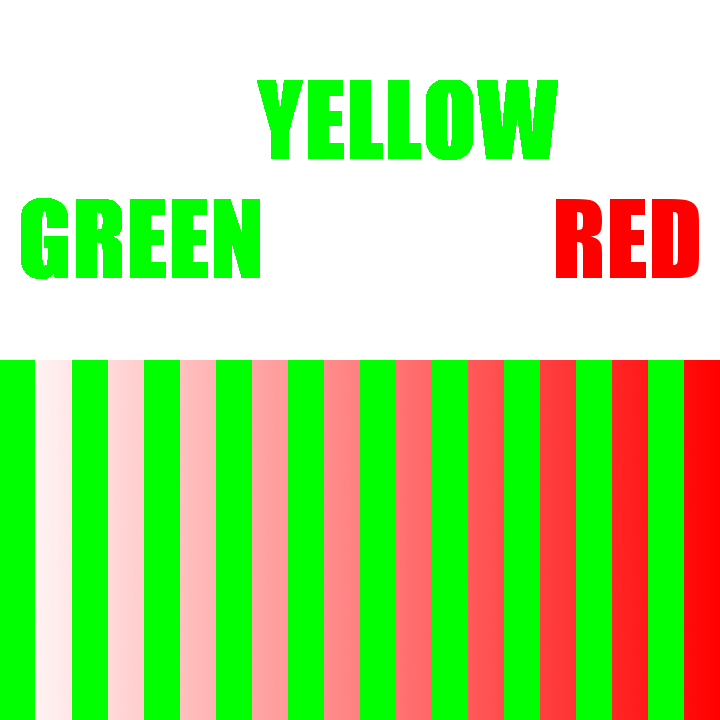
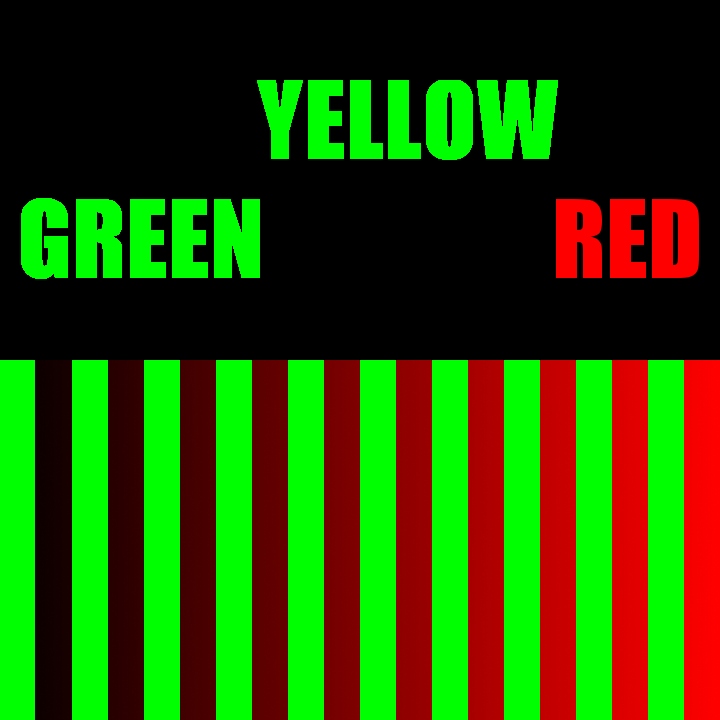
Revision of a layered 720 × 720 image; what changed, layer by layer:
added layer "Layer" over (0, 0, 720, 720)
